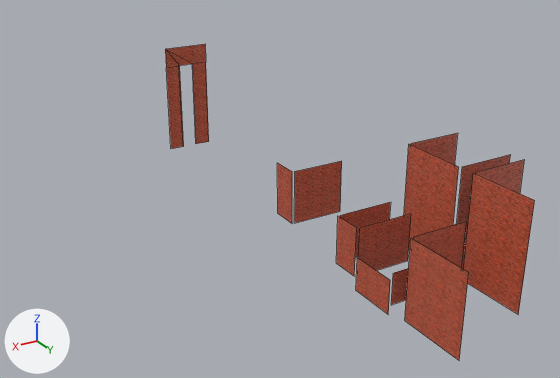
What one commit did to the FBX model Steel Heel Jam/Assets/Art/Meshes/Powerhouse/SM_Brick_01.fbx.
Camera for both pictures: a camera (50 mm lens) standing at (79.8, 173.2, 117.7) and looking at (-22.8, 2.2, 32.2). Arrows for +X, +Y and +Z are at lower left; the lights stay in place. Mesh edges are drawn as thin lines.

The first picture shows 'SM_Brick_01'.
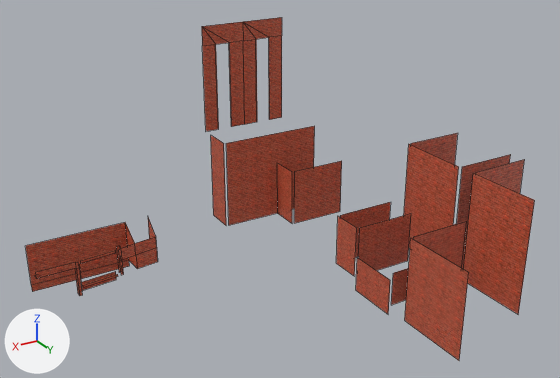
What differs and where, as boxes (x1, y1, x2, y2) in the pictures (560 x 378 px):
'SM_Brick_01', reshaped (37% wider, 9% taller): before (165, 44, 535, 360); after (26, 17, 535, 360)
part 1 of me_cube, added (red): after (26, 222, 158, 292)
part 2 of me_cube, added (red): after (35, 262, 82, 296)
part 3 of me_cube, built on: before (166, 44, 206, 64); after (202, 17, 315, 225)
part 4 of me_cube, added (red): after (81, 218, 156, 291)
part 5 of me_cube, surface changed: before (165, 49, 317, 216); after (202, 27, 317, 216)

What the commit changed:
me_cube is used by ob_sm_brick_01; location (0.0, 0.0, 0.0).
Verts and faces of me_cube; kept vertices keep their numbers, new ones are numbered from 70.
me_cube had 70 vertices, 21 faces and spanned x -86.4..-14.2, y -54.4..55.8, z -0.1..61.6.
me_cube now has 140 vertices, 50 faces and spans x -86.4..41.1, y -41.6..55.8, z -0.1..70.2.
me_cube part 1: a new loose piece of 22 vertices spanning x 4.5..41.1, y -29.9..-22.3, z 2.3..17.2, in mat_m_brick_01 (picture img_t_brick_01_d_png).
me_cube part 2: a new loose piece of 13 vertices spanning x 28.7..41.1, y -22.9..-21.0, z 2.1..13.1, in mat_m_brick_01 (picture img_t_brick_01_d_png).
Part 3, on me_cube:
1 vertex is removed from x -28.2, y -53.9, z 61.6.
1 face is deleted.
8 vertices in x -23.5..-18.8, y -54.4..-53.9, z 28.0..55.6 move by (-7.0, 12.8, 8.6).
3 vertices in x -14.2, y -53.9, z 28.0..61.6 move by (-6.9, 12.8, 8.6).
2 vertices move from x -28.2, y -53.9, z 28.0..55.6 to x -35.3, y -41.1, z 36.6..64.2.
15 vertices are added at x -55.6..-22.2, y -41.6..-30.4, z 7.3..70.2.
5 new vertices lie (0.0, 0.0, 27.6) away from vertices in x -49.5..-40.1, y -41.6..-41.1, z 36.6.
10 new faces join them.
Part 4, on me_cube:
New vertex 70 is at (17.9, -22.1, 4.4), pixel (118, 276).
New vertex 71 is at (17.9, -22.1, 5.2), pixel (117, 274).
New vertex 72 is at (17.9, -22.1, 12.3), pixel (115, 252).
New vertex 73 is at (17.9, -22.1, 13.1), pixel (115, 250).
New vertex 74 is at (17.9, -23.9, 2.4), pixel (116, 279).
New vertex 75 is at (17.9, -23.9, 5.2), pixel (115, 271).
New vertices 76 to 81 stand at vertices 70 to 75, in that order, plus (10.7, 1.0, 0.0).
New vertex 102 is at (4.5, -24.6, 13.1), pixel (155, 235).
New vertex 103 is at (4.5, -30.1, 17.6).
New vertex 104 is at (4.5, -24.6, 4.4), pixel (157, 261).
New vertex 105 is at (4.5, -30.1, 4.4).
New faces: (70, 71, 77, 76), (72, 73, 79, 78), (102, 104, 105, 103), (74, 80, 81, 75).
me_cube part 5: 8 kept faces spanning x -60.2..-21.1, y -41.6..-20.7, z 7.3..70.2 get new texture (UV) coordinates.
